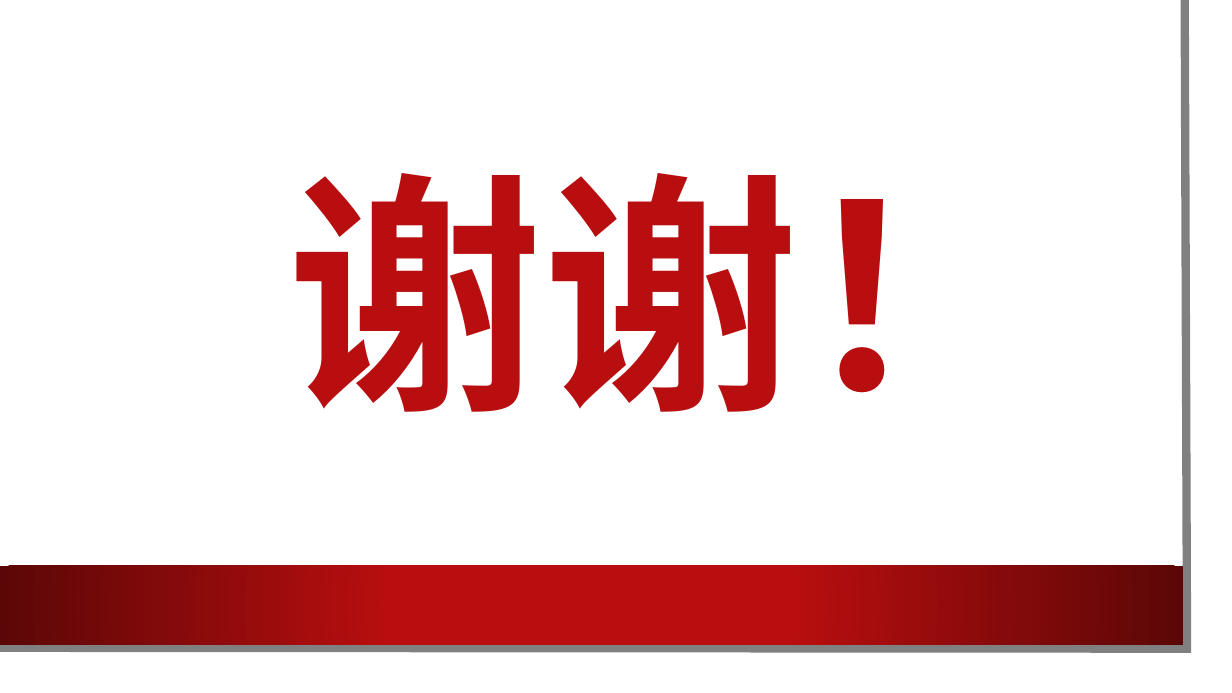
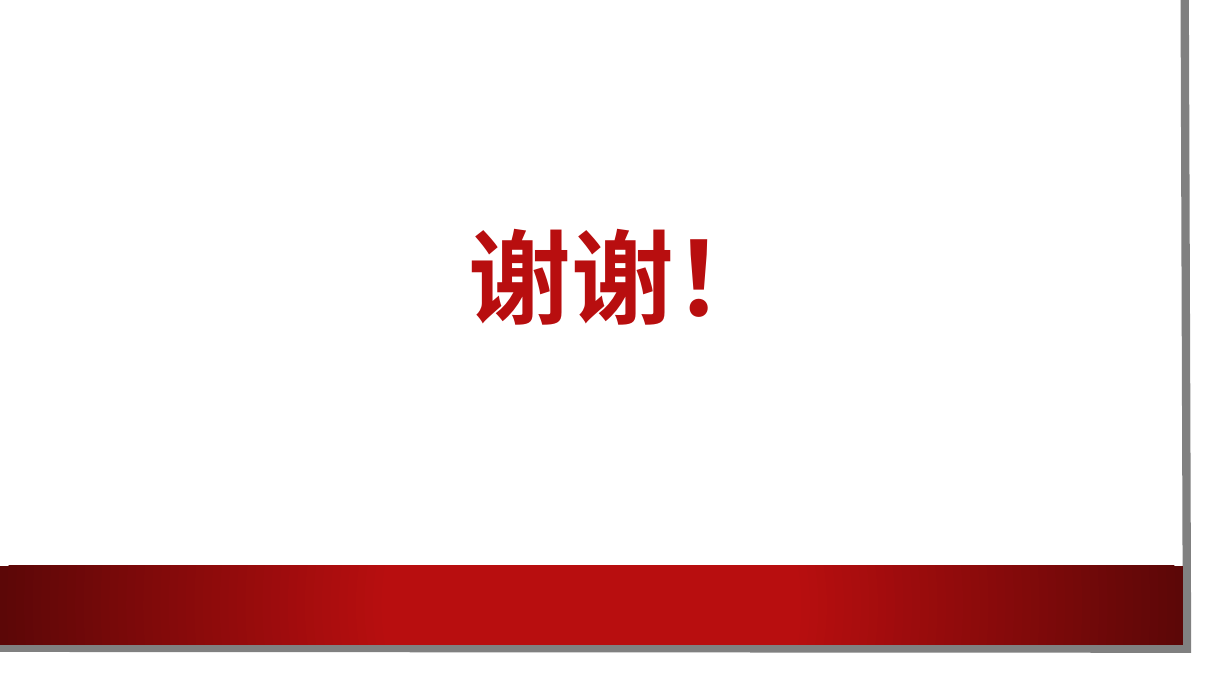
Before and after one commit to Harry-Chen/network-security-labs, a slide deck: slide 10 of lab2_mitm/slides.pptx (slide 8 before the commit). Drawn at 1232x693 pixels with LibreOffice and Linux fonts; fonts in the diff are those of the drawing; background and template pictures are left out. Boxes give left, top, right and bottom in pixels: in the first picture for what was removed or moved away, otherwise in the second. Text is boxed around its words. In the diff, an @@ line names an element or a change of style, - is before the commit and + after.

```diff
--- a/lab2_mitm/slides.pptx
+++ b/lab2_mitm/slides.pptx
@@ title "谢谢！": place and size @@
-title "谢谢！" at (288, 173, 1054, 412)
+title "谢谢！" at (468, 228, 776, 325)
@@ title "谢谢！" at (468, 228, 776, 325): size 199 to 80 pt @@
```
Also in this commit, not shown: 4 other slides changed, 2 slides added.
